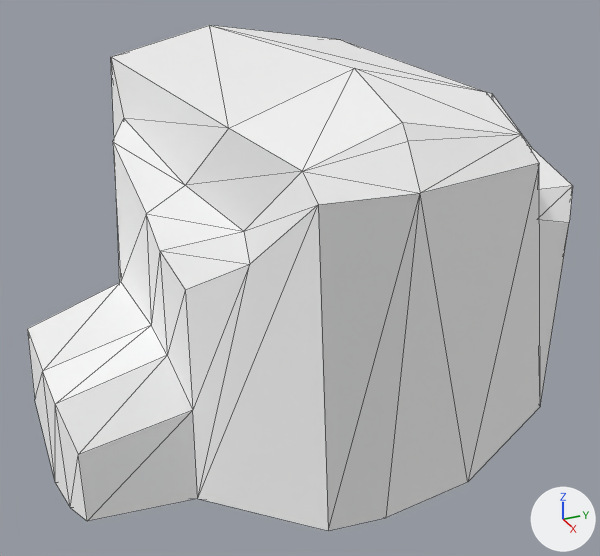
The glTF model assets/nature_lowpoly/Rock_Moss_6.glb, before and after one commit.
Camera for both pictures: a 50 mm lens placed at (1.28, -0.568, 0.938), pointed at (-0.056, 0.033, 0.27). Lighting does not change. The marker at lower right points along +X, +Y and +Z. The older version comes first. Mesh edges are drawn as thin lines.

The first picture shows 'Rock_Moss_6'.
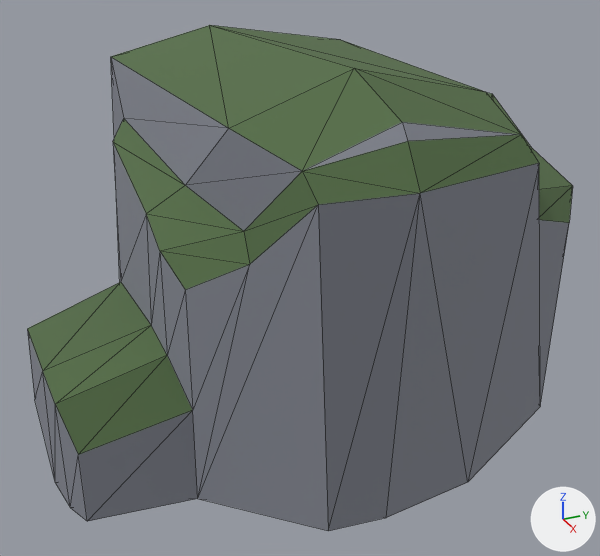
Scene script edits in JSON lines:
```json
{"op": "set", "path": "mat_rock.metallic", "old": "1.0", "new": "0.0"}
{"op": "set", "path": "mat_rock.base_color", "old": "(1.0, 1.0, 1.0)", "new": "(0.244, 0.258, 0.303)", "note": "white #ffffff -> grey #878b96"}
{"op": "set", "path": "mat_rock.roughness", "old": "1.0", "new": "0.9"}
{"op": "set", "path": "mat_green.metallic", "old": "1.0", "new": "0.0"}
{"op": "set", "path": "mat_green.base_color", "old": "(1.0, 1.0, 1.0)", "new": "(0.0874, 0.152, 0.0599)", "note": "white #ffffff -> dark green #536d45"}
```

Location of each change, [x1, y1, x2, y2] in pixels of the pictures (600 x 556 px):
```json
{"object": "Rock_Moss_6", "change": "recoloured, surface changed", "before": [27, 25, 573, 531], "after": [27, 25, 573, 531], "on screen": "darker"}
```
